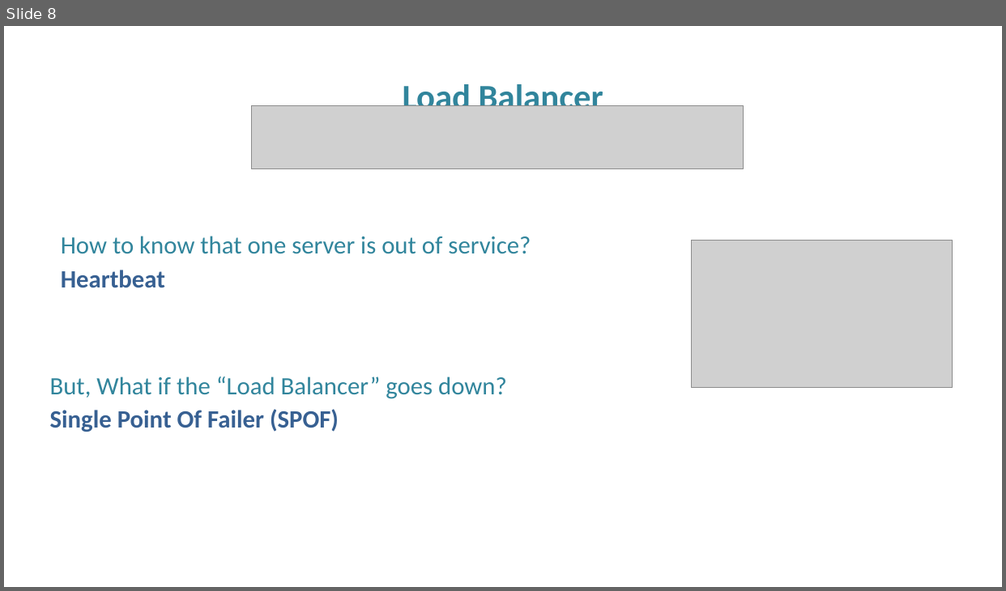
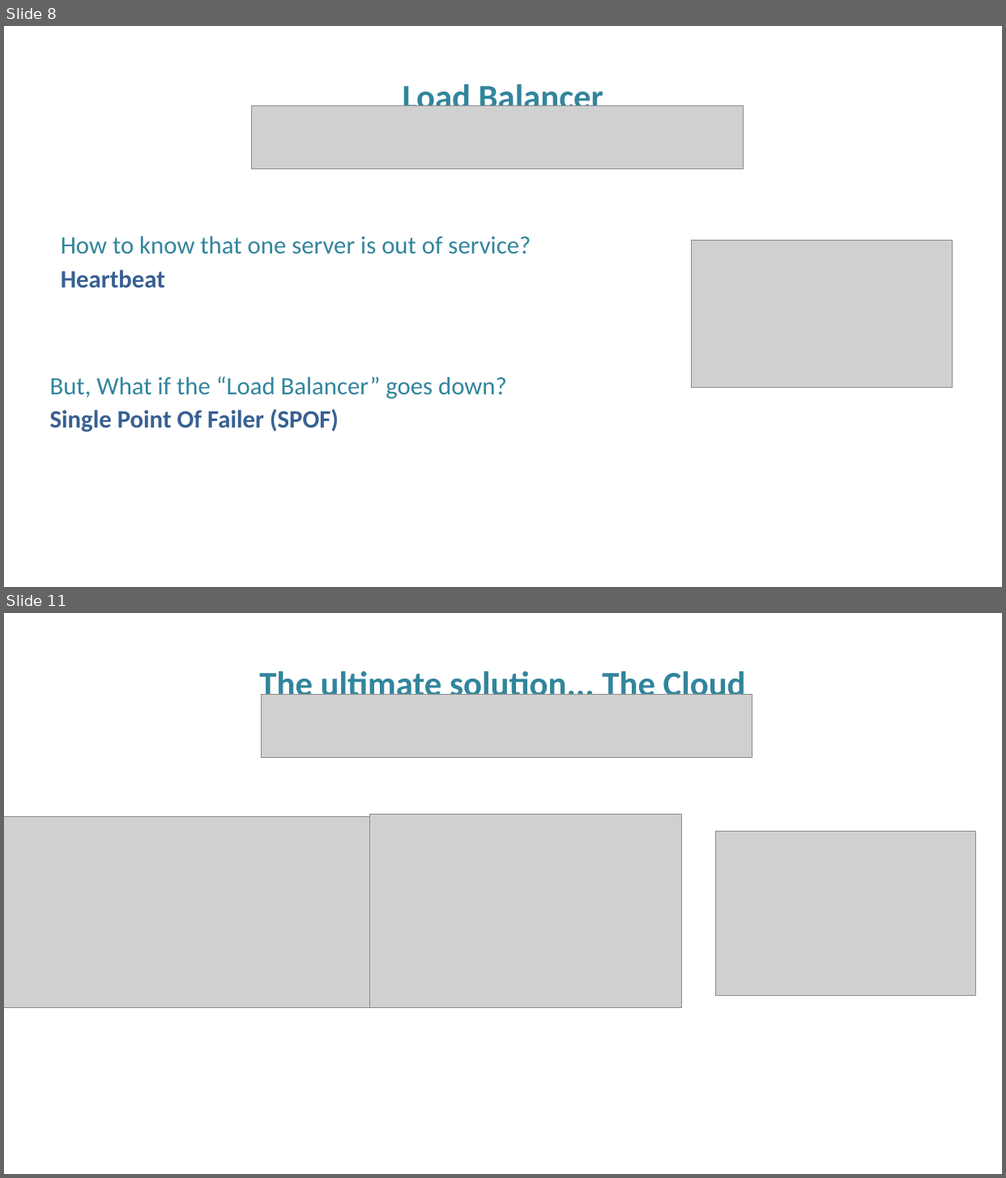
Before and after one commit to FITE-5thYear/InformationSystems, a slide deck: scaling in the cloud.pptx. Shown one above the other, each under a label of ours: slide 8 before the commit, slides 8 and 11 after it; the slides between them are not shown. The pictures are 1006x591 and 1006x1178 pixels, drawn with LibreOffice and Linux fonts; fonts in the diff are those of the drawing; grey boxes stand for pictures; background and template pictures are left out. Boxes give left, top, right and bottom in pixels: in the first picture for what was removed or moved away, otherwise in the second. Text is boxed around its words. In the diff, an @@ line names an element or a change of style, - is before the commit and + after.

```diff
--- a/scaling in the cloud.pptx
+++ b/scaling in the cloud.pptx
@@ slide 11 added at (4, 613, 1002, 1174), background picture (left out) @@
@@ text added at (259, 667, 746, 705), 50 pt, text #31859C, bold @@
+The ultimate solution... The Cloud
@@ picture added at (261, 694, 752, 758) @@
@@ picture added at (4, 816, 401, 1007) @@
@@ picture added at (369, 814, 681, 1008) @@
@@ picture added at (715, 831, 976, 995) @@
```
Also in this commit, not shown: 1 slide changed, 9 other slides added, 1 other file.
